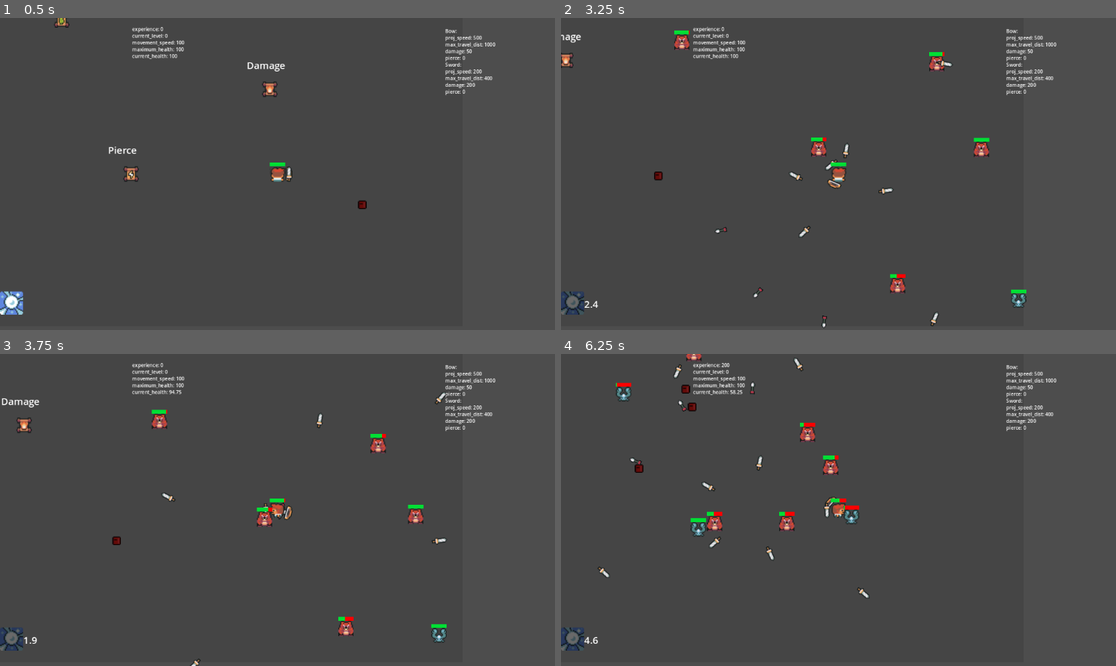
Above: before the commit, frames 1-4 (two rows, left to right).
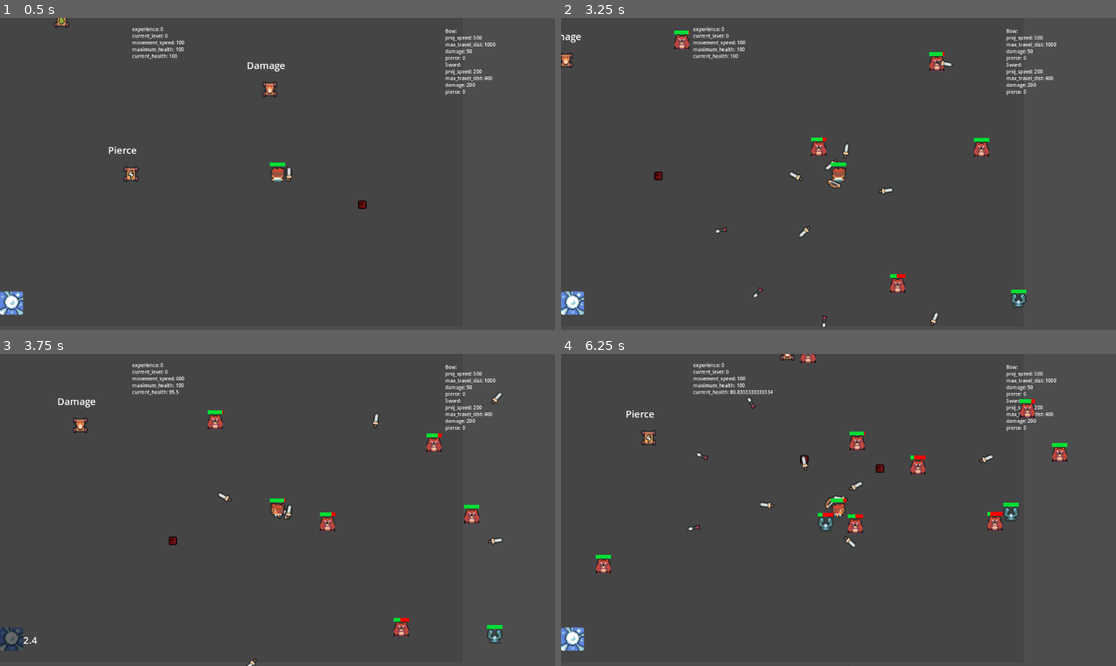
Above: after the commit, the same moments.

Repository: stshryu/GodotTemplates
Game: Godot game, scene res://game/game.tscn
The game is run twice, just before and just after one commit, with the same random seed, the same clock (stepped at 60 frames per second) and the same inputs.
Inputs (mouse positions are in pixels of both pictures, inside the frame that each line leads up to):
- Up to frame 1 (0.5 s): no input
- Up to frame 2 (3.25 s): tap Enter at 0.5 s; move the mouse to (960, 158) at 0.52 s; hold D (right) 0.53-1.28 s; tap Space (dash) every 0.75 s from 0.6 to 2.85 s; move the mouse to (727, 189) at 1.27 s; hold S (down) 1.28-2.03 s; move the mouse to (894, 105) at 2.02 s; hold D (right) 2.03-2.78 s; move the mouse to (810, 236) at 2.77 s; hold W (up) from 2.78 s (still down)
- Up to frame 3 (3.75 s): move the mouse to (444, 556) at 3.52 s; release W (up) at 3.53 s; hold A (left) from 3.53 s (still down); tap Space (dash) at 3.6 s
- Up to frame 4 (6.25 s): move the mouse to (672, 463) at 4.27 s; tap Space (dash) at 4.35, 5.1, 5.85 s; move the mouse to (866, 510) at 5.02 s; release A (left) at 5.03 s; hold S (down) 5.03-5.78 s; move the mouse to (755, 432) at 5.77 s; hold D (right) from 5.78 s (still down)

Frame 1 is identical in both runs. In frame 2, 0.3% of the frame differs, in the area x 0-7%, y 87-96%; in frame 3, 2.6%; in frame 4, 3.8%, in the area x 0-92%, y 0-96%.

Commit message:
Adding new dash alternate usage

Diff:
--- a/vampiresurvivortemplate/abilities/dash/dash_ability.gd
+++ b/vampiresurvivortemplate/abilities/dash/dash_ability.gd
@@ -7,12 +7,13 @@
 @onready var dash_duration_timer: Timer = %dash_duration_timer
 
 @export var dash_distance: Vector2 = Vector2(50.0,50.0)
-@export var dash_cooldown: float = 5.0
+@export var dash_cooldown: float = 2.5
 @export var dash_duration: float = 0.25
 @export var dash_speed_modifier: float = 500.0
 
 var is_usable = true
-var parent_entity
+var parent_entity # Must be set before dashing can work
+var alternate_dash: bool = false
 
 func _ready():
 	cooldown_timer.wait_time = dash_cooldown
@@ -44,6 +45,11 @@
 	dash_duration_timer.start()
 	parent_entity.can_act = false
 	parent_entity.playerstats.movement_speed += dash_speed_modifier
+	if alternate_dash: # Alternate dashing allows movement to be independent of dash direction
+		var view_mouse = get_viewport().get_mouse_position()
+		var view_center = get_viewport_rect().size/2.0
+		var normalized_mouse_positional_angle = (view_mouse - view_center).normalized()
+		parent_entity.last_direction = normalized_mouse_positional_angle
 
 func toggle_greyscale():
 	if sprite.modulate == Color.DIM_GRAY:
